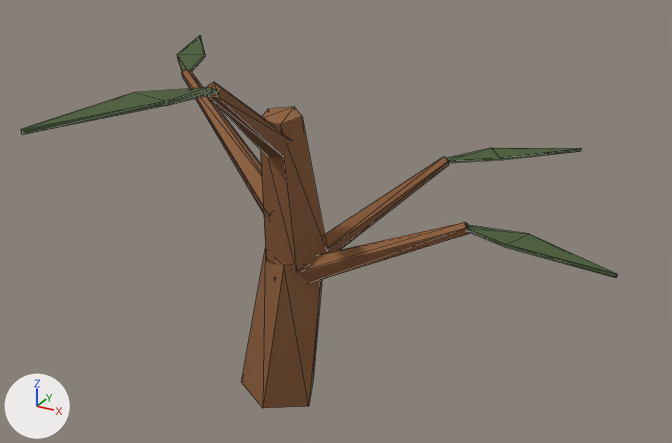
The glTF model public/assets/models/crop_olive_tree_withered.glb, before and after one commit.
The view is the same before and after, from a camera (50 mm lens) standing at (0.767, -1.187, 0.959) and looking at (0.116, -0.003, 0.367). Every picture has the same lights, and +X, +Y and +Z are marked at lower left. The first picture is the older version. Mesh edges are drawn as thin lines. Where no turn or scale is listed for an object, it has been applied to the vertices. Vertices at exactly the same position are counted once.

Before the edit, the objects in view are built like this:
```python
me_olive_crop_branch_00_mesh = bpy.data.meshes.new('olive_crop_branch_00_mesh')
me_olive_crop_branch_00_mesh.from_pydata(...)  # 60 vertices, 96 faces; spans x -0.31..0.31, y -0.322..0.322, z -0.329..0.329
me_olive_crop_branch_00_mesh.materials.append(mat_wood_warm_01)
me_olive_crop_leaf_00_00_mesh = bpy.data.meshes.new('olive_crop_leaf_00_00_mesh')
me_olive_crop_leaf_00_00_mesh.from_pydata(...)  # 48 vertices, 80 faces; spans x -0.95..0.95, y -1.0..1.0, z -0.29..0.29
me_olive_crop_leaf_00_00_mesh.materials.append(mat_foliage_shadow_01)
ob_olive_crop_branch_00 = bpy.data.objects.new('olive_crop_branch_00', me_olive_crop_branch_00_mesh)
ob_olive_crop_branch_00.location = (0.008, 0.005, 0.337)
ob_olive_crop_leaf_00_00 = bpy.data.objects.new('olive_crop_leaf_00_00', me_olive_crop_leaf_00_00_mesh)
ob_olive_crop_leaf_00_00.parent = ob_crop_olive_tree_withered_root
ob_olive_crop_leaf_00_00.location = (0.0652, -0.045, 0.521)
ob_olive_crop_leaf_00_00.scale = (0.515, 0.515, 0.515)
```
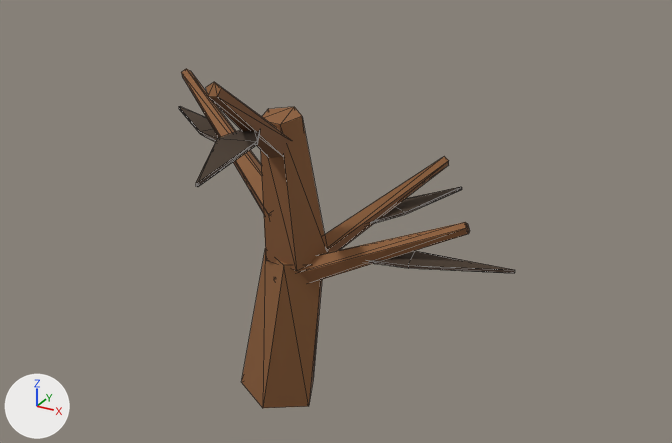
What differs and where, as boxes [x1, y1, x2, y2] in the pictures (672 x 443 px; the box of a moved part takes in the faces that stretch with it):
```json
{"object": "olive_crop_leaf_00_00", "change": "reshaped, recoloured, moved, rescaled", "before": [21, 36, 617, 278], "after": [179, 106, 515, 273], "on screen": "44% narrower, 31% shorter"}
{"part": 1, "of": "me_olive_crop_leaf_00_00_mesh", "change": "moved or reshaped", "before": [466, 225, 617, 278], "after": [369, 251, 515, 273]}
{"part": 2, "of": "me_olive_crop_leaf_00_00_mesh", "change": "moved or reshaped", "before": [177, 36, 205, 72], "after": [179, 106, 218, 142]}
{"part": 3, "of": "me_olive_crop_leaf_00_00_mesh", "change": "moved or reshaped", "before": [21, 88, 217, 135], "after": [196, 130, 260, 187]}
{"part": 4, "of": "me_olive_crop_leaf_00_00_mesh", "change": "moved or reshaped", "before": [447, 148, 581, 163], "after": [370, 187, 462, 224]}
{"part": 5, "of": "me_olive_crop_leaf_00_00_mesh", "change": "recoloured", "before": [21, 36, 617, 278], "after": [179, 106, 515, 273]}
```

Scene script edits in JSON lines:
```json
{"block": "me_olive_crop_leaf_00_00_mesh", "where": "# used by ob_olive_crop_leaf_00_00; parent = ob_crop_olive_tree_withered_root; location = (0.0652, -0.045, 0.521); scale = (0.515, 0.515, 0.515)"}
{"op": "remove", "block": "me_olive_crop_leaf_00_00_mesh", "code": "me_olive_crop_leaf_00_00_mesh.from_pydata(...)  # 48 vertices, 80 faces; spans x -0.95..0.95, y -1.0..1.0, z -0.29..0.29"}
{"op": "add", "block": "me_olive_crop_leaf_00_00_mesh", "code": "me_olive_crop_leaf_00_00_mesh.from_pydata(...)  # 48 vertices, 80 faces; spans x -0.97..0.97, y -1.0..1.0, z -0.36..0.36"}
{"block": "me_olive_crop_leaf_00_00_mesh", "change": "me_olive_crop_leaf_00_00_mesh part 1: the loose piece of 12 vertices spanning x 0.48..0.95, y 0.05..0.21, z -0.29..-0.26 is turned 29.8 degrees about the z axis through its middle and scaled by 1.38, then moved by (-0.09, 0.03, -0.07)"}
{"block": "me_olive_crop_leaf_00_00_mesh", "change": "me_olive_crop_leaf_00_00_mesh part 2: the loose piece of 12 vertices spanning x -0.95..-0.69, y 0.41..0.84, z -0.02..0.02 is turned 29.8 degrees about the z axis through its middle and scaled by 1.38, then moved by (0.16, -0.26, 0.0)"}
{"block": "me_olive_crop_leaf_00_00_mesh", "change": "me_olive_crop_leaf_00_00_mesh part 3: the loose piece of 12 vertices spanning x 0.0..0.12, y -1.0..-0.51, z 0.26..0.29 is turned 29.8 degrees about the z axis through its middle and scaled by 1.38, then moved by (0.15, 0.09, 0.07)"}
{"block": "me_olive_crop_leaf_00_00_mesh", "change": "me_olive_crop_leaf_00_00_mesh part 4: the loose piece of 12 vertices spanning x 0.19..0.6, y 0.7..1.0, z -0.29..-0.26 is turned 29.8 degrees about the z axis through its middle and scaled by 1.38, then moved by (-0.12, -0.17, -0.07)"}
{"block": "me_olive_crop_leaf_00_00_mesh", "change": "me_olive_crop_leaf_00_00_mesh part 5: 80 faces centred in x -0.95..0.95, y -1.0..1.0, z -0.29..0.29 are repainted in the vertex colours; the middle colour goes from dark green #425832 to brown #45352a"}
{"op": "set", "path": "ob_olive_crop_leaf_00_00.location", "old": "(0.0652, -0.045, 0.521)", "new": "(0.0266, -0.0113, 0.432)"}
{"op": "set", "path": "ob_olive_crop_leaf_00_00.scale", "old": "(0.515, 0.515, 0.515)", "new": "(0.373, 0.373, 0.373)"}
```
